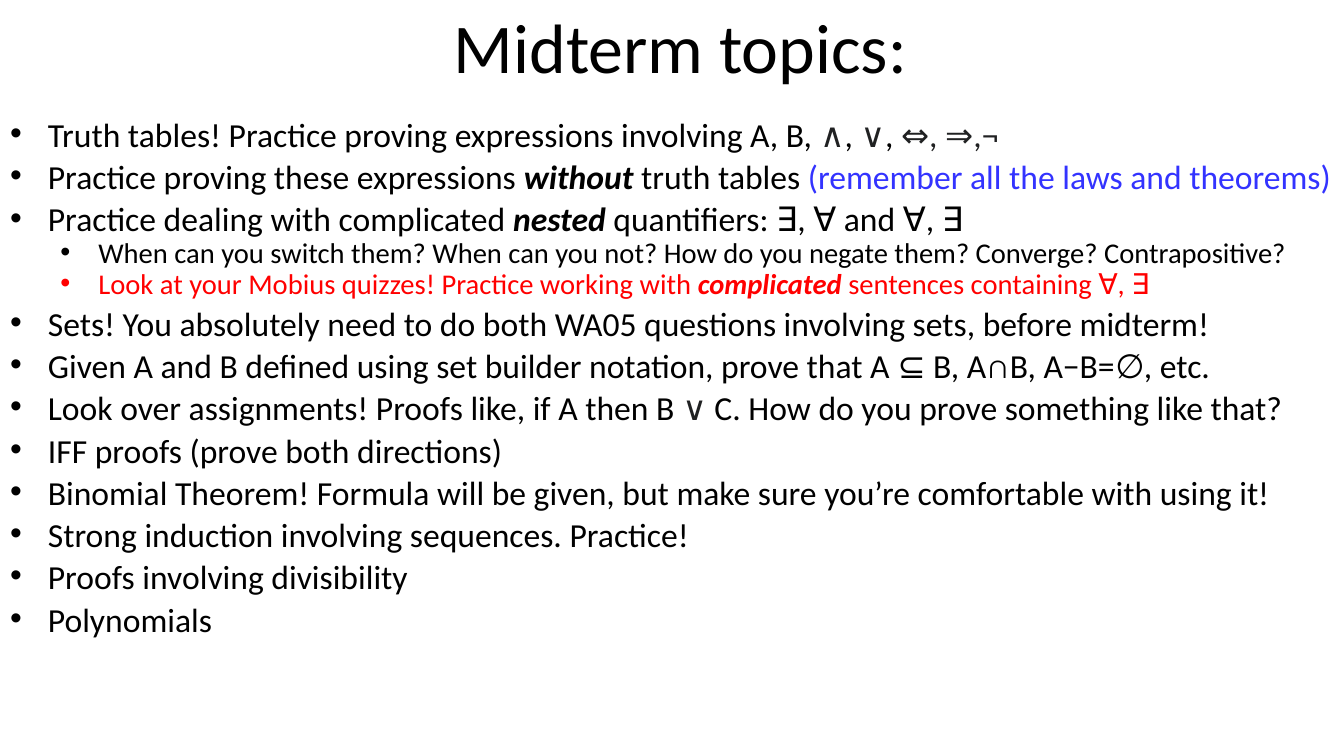
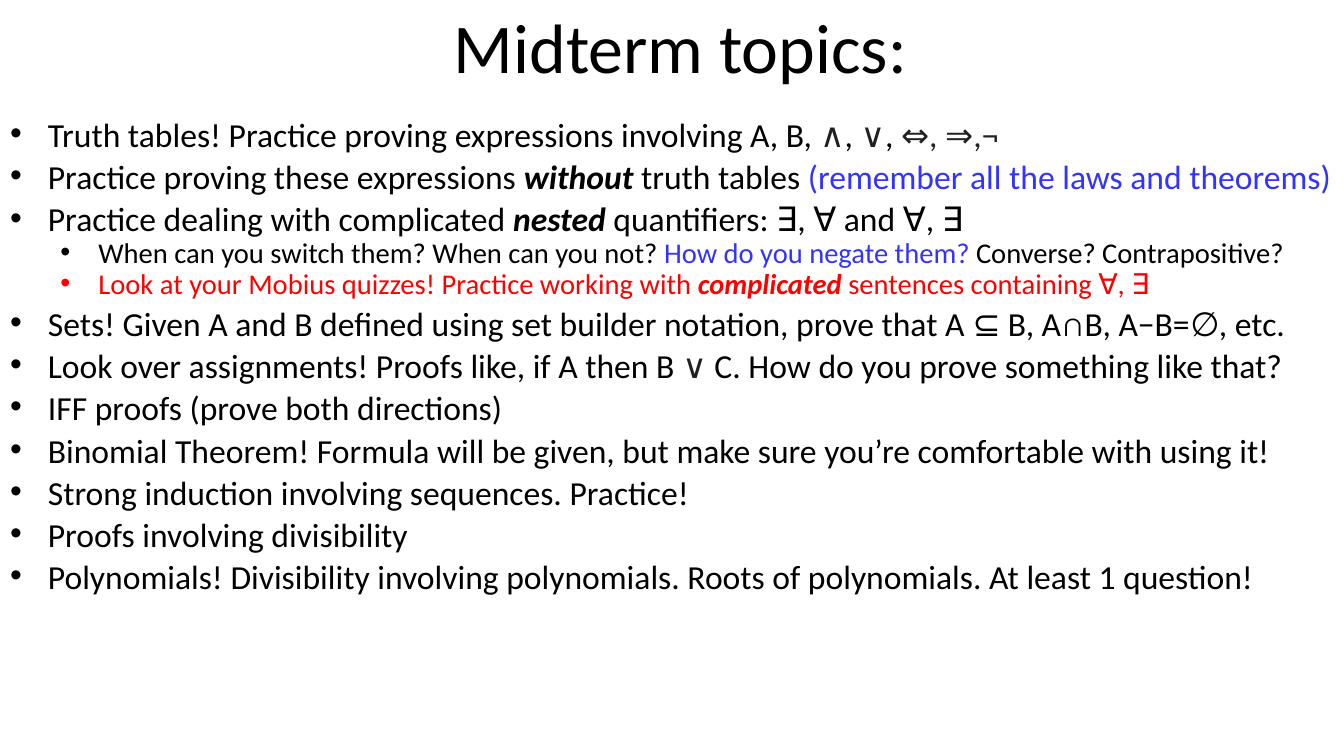
Before and after one commit to ndattani/Lecture_Notes, a slide deck: slide 1 of University_of_Waterloo/Fall_2021/MATH135/UW_Fall2021_MATH135_Lecture14.pptx. Drawn at 1344x756 pixels with LibreOffice and Linux fonts; fonts in the diff are those of the drawing. Boxes give left, top, right and bottom in pixels: in the first picture for what was removed or moved away, otherwise in the second. Text is boxed around its words. In the diff, an @@ line names an element or a change of style, - is before the commit and + after.

Commit message:
Updated Lecture14 and added its PDF

```diff
--- a/University_of_Waterloo/Fall_2021/MATH135/UW_Fall2021_MATH135_Lecture14.pptx
+++ b/University_of_Waterloo/Fall_2021/MATH135/UW_Fall2021_MATH135_Lecture14.pptx
@@ subtitle at (x1=98, y1=243, x2=1283, y2=268): text changed @@
-  • When can you switch them? When can you not? How do you negate them? Converge? Contrapositive?
+  • When can you switch them? When can you not? How do you negate them? Converse? Contrapositive?
@@ subtitle at (x1=48, y1=312, x2=1285, y2=342): text changed @@
-• Sets! You absolutely need to do both WA05 questions involving sets, before midterm!
-• Given A and B defined using set builder notation, prove that A ⊆ B, A∩B, A−B=∅, etc.
+• Sets! Given A and B defined using set builder notation, prove that A ⊆ B, A∩B, A−B=∅, etc.
@@ subtitle at (x1=48, y1=565, x2=1253, y2=595): text changed @@
-• Polynomials
+• Polynomials! Divisibility involving polynomials. Roots of polynomials. At least 1 question!
```
Also in this commit, not shown: 3 other slides changed, 5 slides removed, 1 other file.
